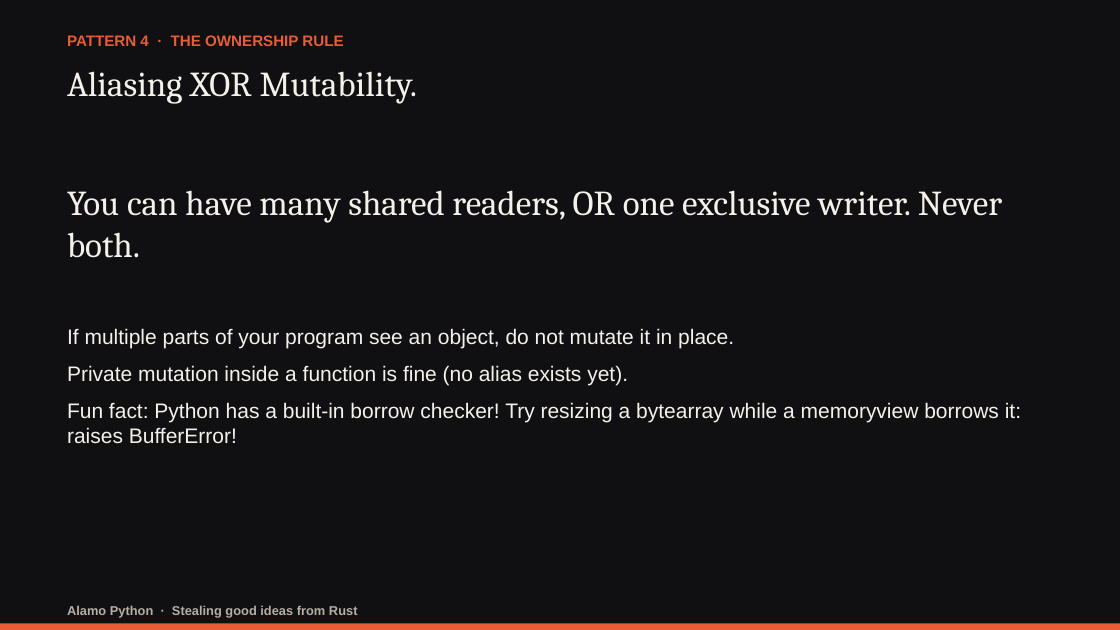
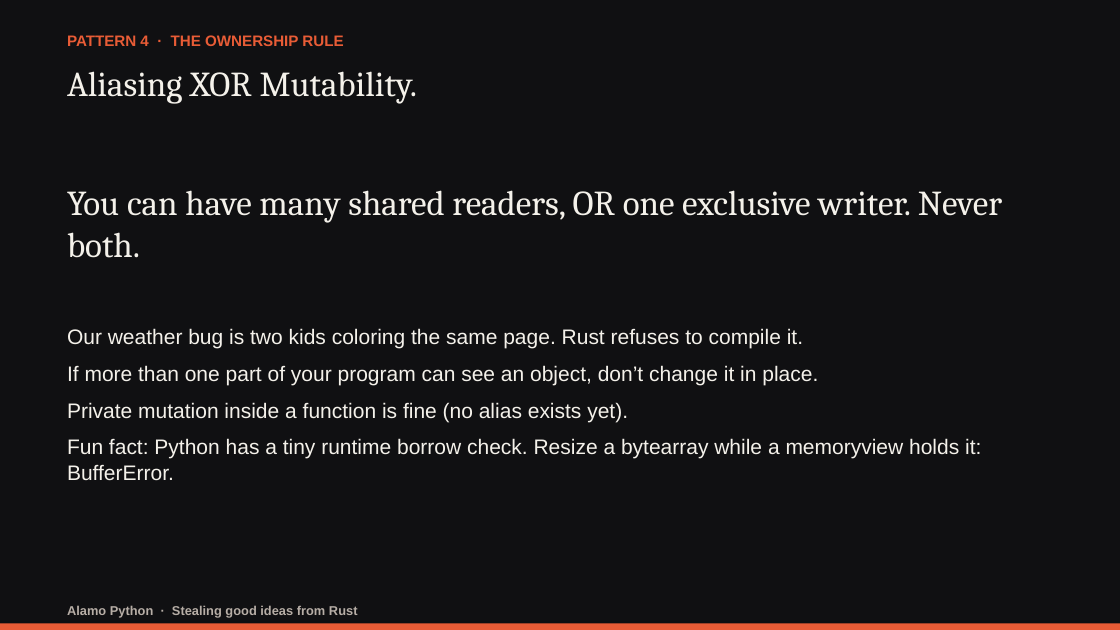
Before and after one commit to darwing1210/thinking-in-rust-writing-in-python, a slide deck: slide 28 of presentation/stealing-good-ideas-from-rust.pptx (slide 18 before the commit). Drawn at 1120x630 pixels with LibreOffice and Linux fonts; fonts in the diff are those of the drawing. Boxes give left, top, right and bottom in pixels: in the first picture for what was removed or moved away, otherwise in the second. Text is boxed around its words. In the diff, an @@ line names an element or a change of style, - is before the commit and + after.

Commit message:
Finalize Rust talk deck and script

```diff
--- a/presentation/stealing-good-ideas-from-rust.pptx
+++ b/presentation/stealing-good-ideas-from-rust.pptx
@@ text at (67,328,818,385): text changed @@
-If multiple parts of your program see an object, do not mutate it in place.
+Our weather bug is two kids coloring the same page. Rust refuses to compile it.
+If more than one part of your program can see an object, don’t change it in place.
@@ text at (67,438,981,481): text changed @@
-Fun fact: Python has a built-in borrow checker! Try resizing a bytearray while a memoryview borrows it: raises BufferError!
+Fun fact: Python has a tiny runtime borrow check. Resize a bytearray while a memoryview holds it: BufferError.
```
Also in this commit, not shown: 6 other slides changed, 12 slides added, 1 slide removed, 18 other files.
